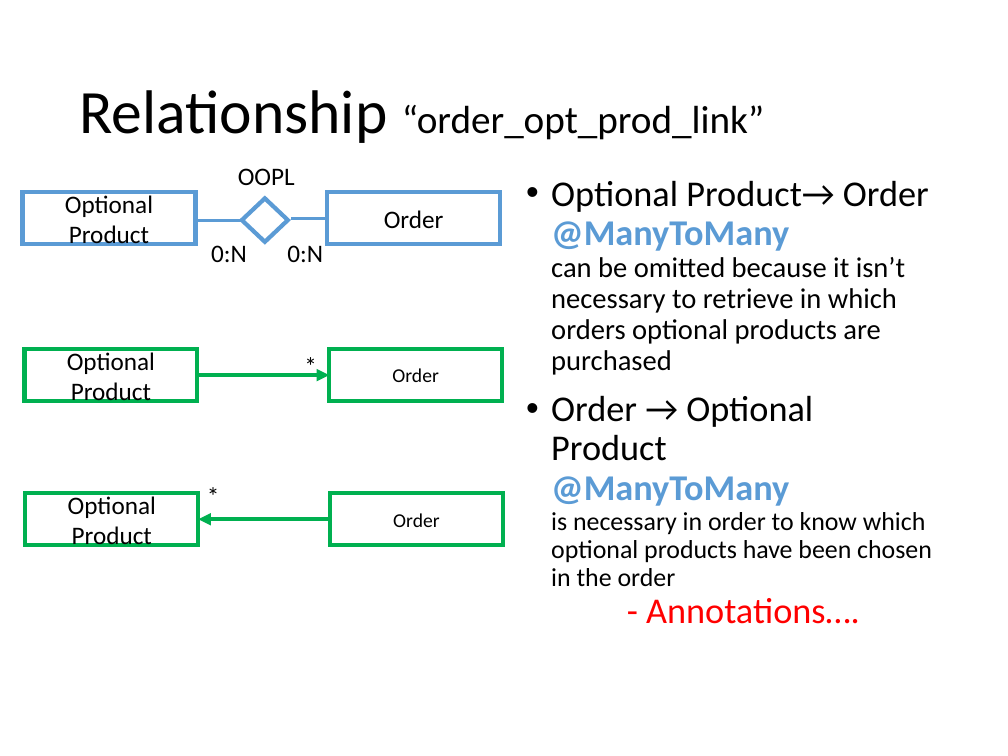
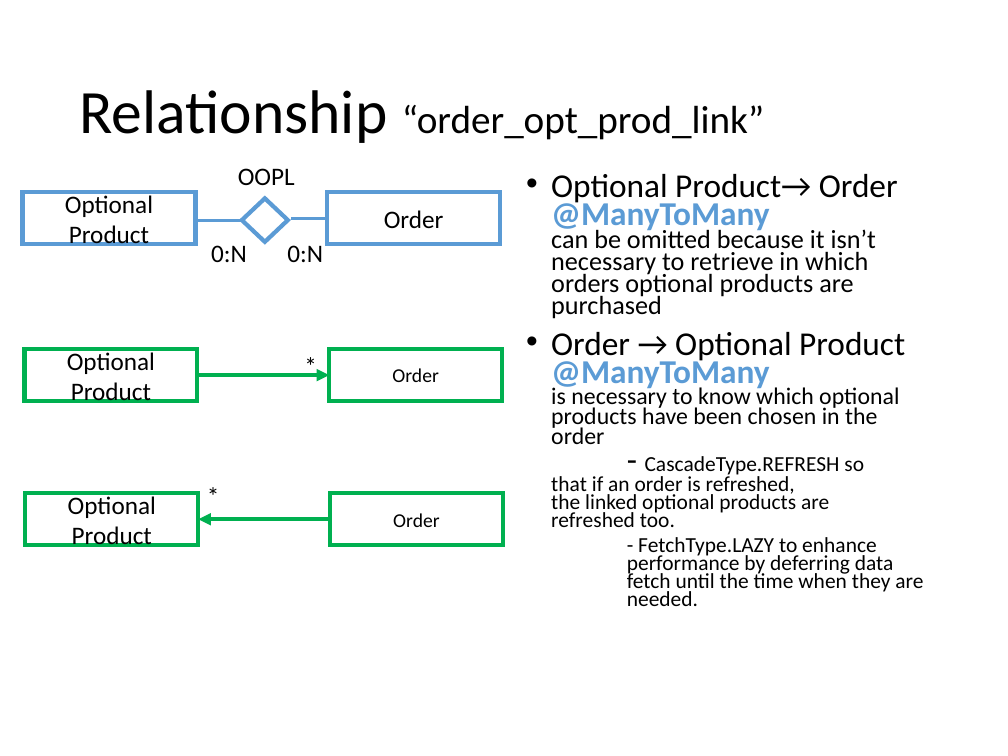
Before and after one commit to andrearestelli/db2-project, a slide deck: slide 47 of docs/documentation.pptx (slide 41 before the commit). Drawn at 1008x756 pixels with LibreOffice and Linux fonts; fonts in the diff are those of the drawing. Boxes give left, top, right and bottom in pixels: in the first picture for what was removed or moved away, otherwise in the second. Text is boxed around its words. In the diff, an @@ line names an element or a change of style, - is before the commit and + after.

```diff
--- a/docs/documentation.pptx
+++ b/docs/documentation.pptx
@@ text at bbox=[551, 174, 898, 319]: size 25.9 to 23.8 pt in "Optional Product→ Order @ManyToMany"; size 20.4 to 18.7 pt in "can be omitted because it isn’t necessary ..."; line spacing 0.9 to 0.7 @@
@@ text at bbox=[551, 384, 923, 606]: text changed; size 18.5 to 15.3 pt @@
-• Order → Optional Product
-  @ManyToMany
-  is necessary in order to know which optional products have been chosen in the order
-  - Annotations….
+• Order → Optional Product
+  @ManyToMany
+  is necessary to know which optional products have been chosen in the order
+  - CascadeType.REFRESH so that if an order is refreshed, the linked optional products are refreshed too.
+    - FetchType.LAZY to enhance performance by deferring data fetch until the time when they are needed.
```
Also in this commit, not shown: 6 other slides changed, 17 slides added, 2 slides removed, 2 other files.
